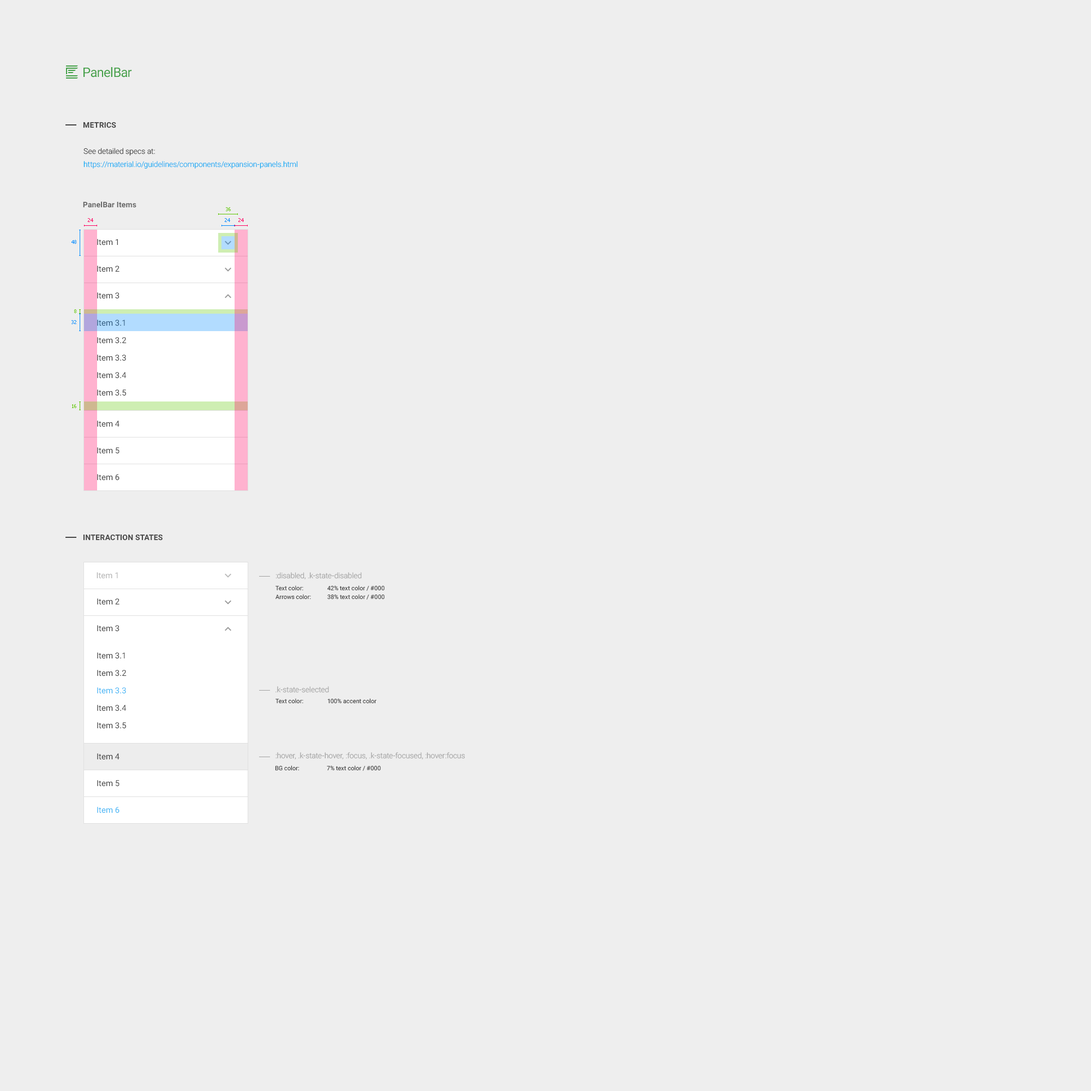
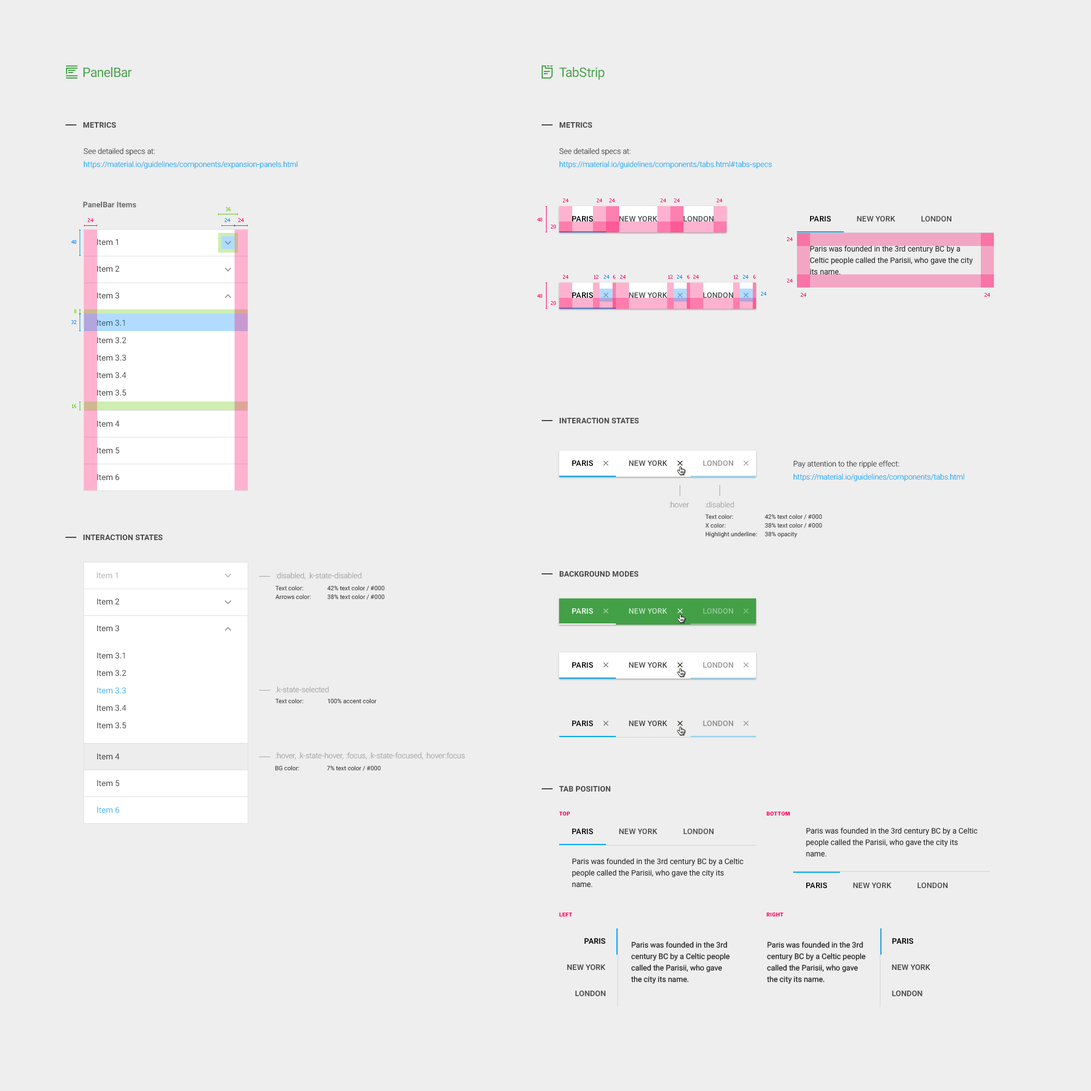
Revision of a layered 1091px x 1091px image; what changed, layer by layer:
added group "TabStrip" (1st of 2) with 183 layers above "PanelBar" over [537, 65, 995, 1008]
added group "Metrics" (1st of 4, in "TabStrip") with 84 layers in group "TabStrip" over [537, 121, 995, 309]
added group "Group 3" (1st of 2, in "TabStrip" › "Metrics") with 56 layers in group "Metrics" over [537, 215, 995, 309]
added group "Solid TabStrip" (1st of 5, in "TabStrip" › "Metrics" › "Group 3") with 9 layers in group "Group 3" over [559, 282, 757, 309]
added layer "key shadow" (1st of 5, in "TabStrip" › "Metrics" › "Group 3" › "Solid TabStrip") in group "Solid TabStrip" over [559, 282, 757, 309]
added group "Top TabStrip" (1st of 2, in "TabStrip" › "Metrics" › "Group 3") with 6 layers in group "Group 3" over [797, 215, 995, 276]
added group "Group 3" (2nd of 2, in "TabStrip" › "Metrics") with 23 layers in group "Metrics" over [537, 198, 727, 233]
added group "Tab Position" (1st of 2, in "TabStrip") with 34 layers in group "TabStrip" over [541, 785, 991, 1008]
added group "Right TabStrip" with 6 layers in group "Tab Position" over [767, 928, 931, 1008]
added group "Left TabStrip" with 6 layers in group "Tab Position" over [567, 928, 731, 1008]
added group "Bottom TabStrip" with 6 layers in group "Tab Position" over [793, 827, 991, 890]
added group "Top TabStrip" (2nd of 2, in "TabStrip" › "Tab Position") with 6 layers in group "Tab Position" over [559, 828, 757, 888]
added group "Background Modes" (1st of 2, in "TabStrip") with 37 layers in group "TabStrip" over [541, 570, 757, 738]
added group "Interaction States" (1st of 4, in "TabStrip") with 21 layers in group "TabStrip" over [541, 417, 965, 539]
added group "Solid TabStrip" (5th of 5, in "TabStrip" › "Interaction States") with 17 layers in group "Interaction States" over [559, 450, 823, 539]
…and 163 more changes (163 added)
